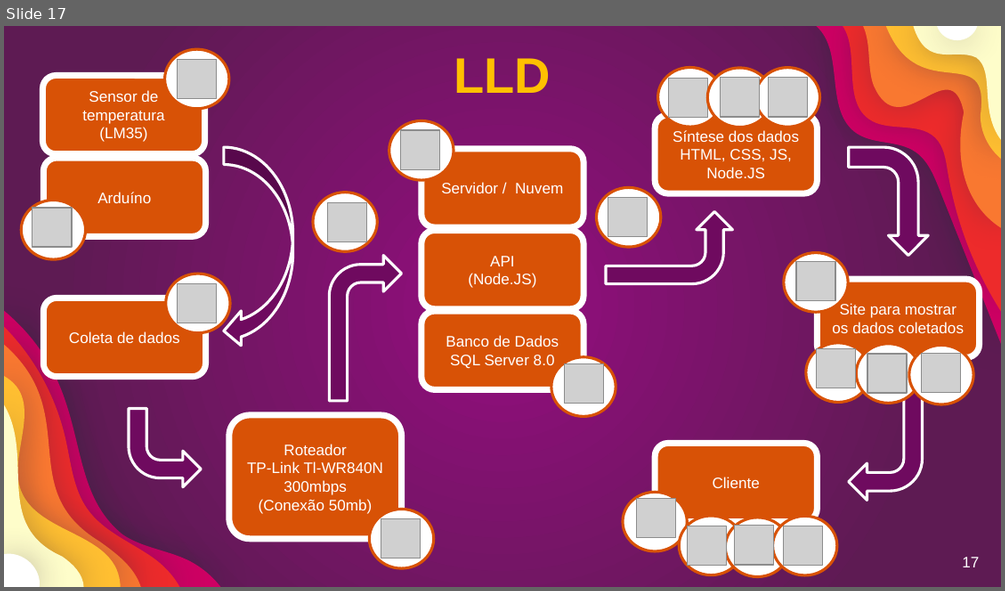
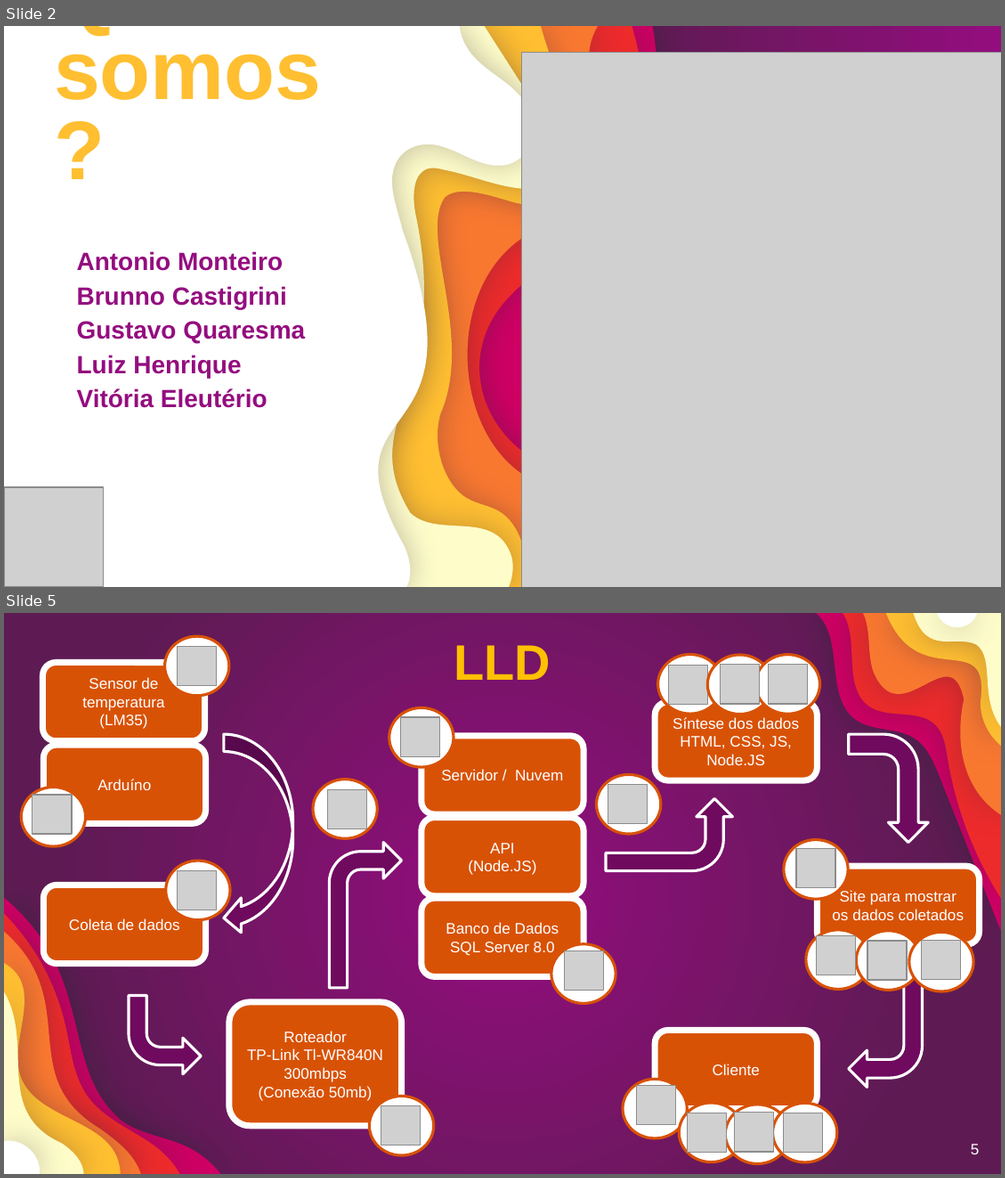
Before and after one commit to GustavoQuaresma/TECCHICKEN-DOCUMENTACAO, a slide deck: SPRINT2/slide pi.pptx. Shown one above the other, each under a label of ours: slide 17 before the commit, slides 2 and 5 after it; the slides between them are not shown. The pictures are 1005x591 and 1005x1178 pixels, drawn with LibreOffice and Linux fonts; fonts in the diff are those of the drawing; grey boxes stand for pictures. Boxes give left, top, right and bottom in pixels: in the first picture for what was removed or moved away, otherwise in the second. Text is boxed around its words. In the diff, an @@ line names an element or a change of style, - is before the commit and + after.

```diff
--- a/SPRINT2/slide pi.pptx
+++ b/SPRINT2/slide pi.pptx
@@ slide 2 added at (4, 26, 1001, 587), background gradient #940D7F to #5E1B53 @@
@@ group added at (4, 26, 686, 586): 6 freeform shapes @@
@@ title added at (54, 33, 322, 100), 60 pt, text #FFBF31, bold @@
+Quem somos?
@@ picture added at (522, 52, 1001, 587) @@
@@ text added at (77, 251, 305, 408), 18 pt, text #940D7F, bold @@
+Antonio Monteiro
+Brunno Castigrini
+Gustavo Quaresma
+Luiz Henrique
+Vitória Eleutério
@@ picture added at (4, 488, 104, 587) @@
@@ what was slide 17 is now slide 5 @@
@@ page number at (971, 1143, 979, 1154): text changed @@
-17
+5
```
Also in this commit, not shown: 4 slides changed, 6 other slides added, 11 slides removed, 2 other files.
